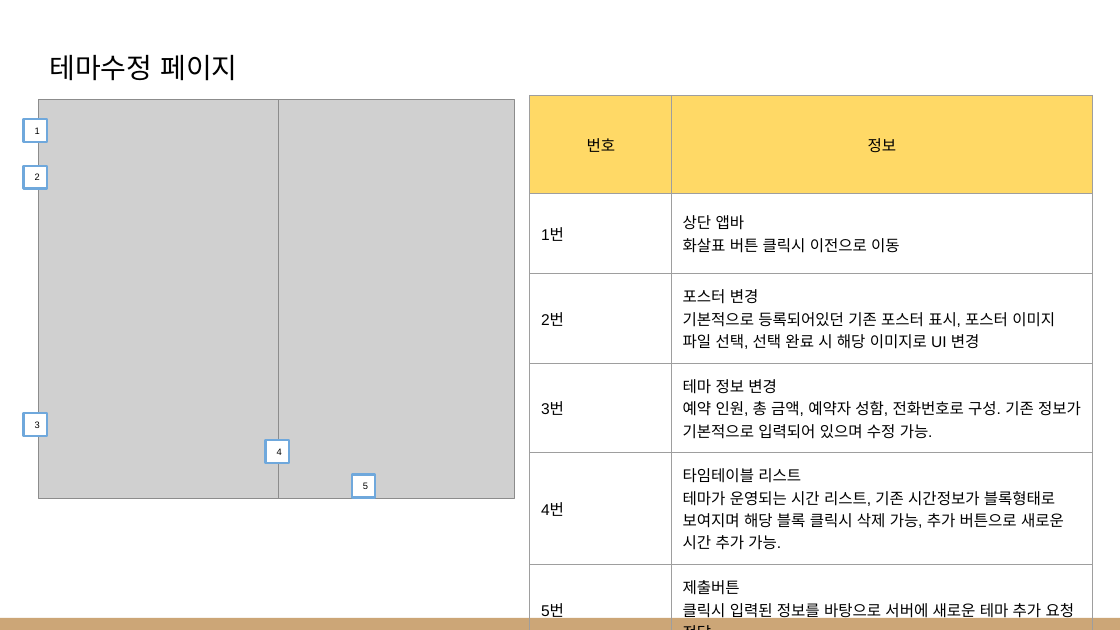
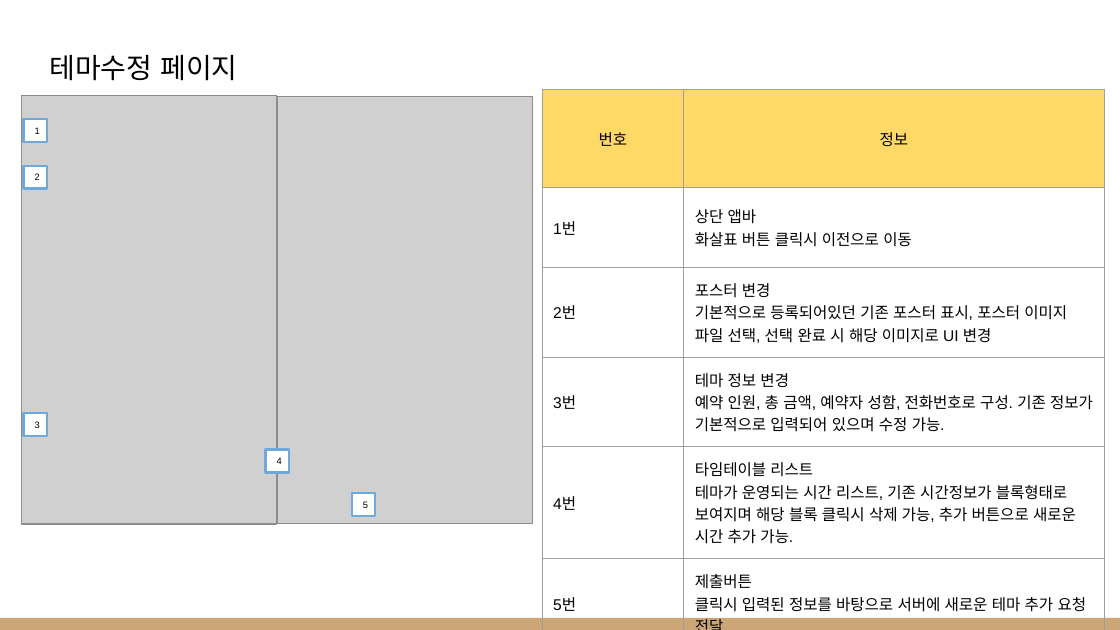
Before and after one commit to kookmin-sw/capstone-2022-18, a slide deck: slide 8 of docs/방탈출모아 매니저 앱 페이지별 설명서.pptx. Drawn at 1120x630 pixels with LibreOffice and Linux fonts; fonts in the diff are those of the drawing; grey boxes stand for pictures. Boxes give left, top, right and bottom in pixels: in the first picture for what was removed or moved away, otherwise in the second. Text is boxed around its words. In the diff, an @@ line names an element or a change of style, - is before the commit and + after.

```diff
--- a/docs/방탈출모아 매니저 앱 페이지별 설명서.pptx
+++ b/docs/방탈출모아 매니저 앱 페이지별 설명서.pptx
@@ picture: place and size @@
-picture at <box>38,100,279,498</box>
+picture at <box>21,95,277,524</box>
@@ picture: place and size @@
-picture at <box>259,100,514,498</box>
+picture at <box>277,96,532,523</box>
@@ table: place and size @@
-table at <box>530,95,1091,625</box>
+table at <box>542,90,1103,616</box>
@@ rectangle "4": place and size @@
-rectangle "4" at <box>265,440,289,463</box>
+rectangle "4" at <box>265,450,289,473</box>
@@ rectangle "5": place and size @@
-rectangle "5" at <box>352,475,375,497</box>
+rectangle "5" at <box>352,494,375,516</box>
```
Also in this commit, not shown: 3 other slides changed, 3 other files.
